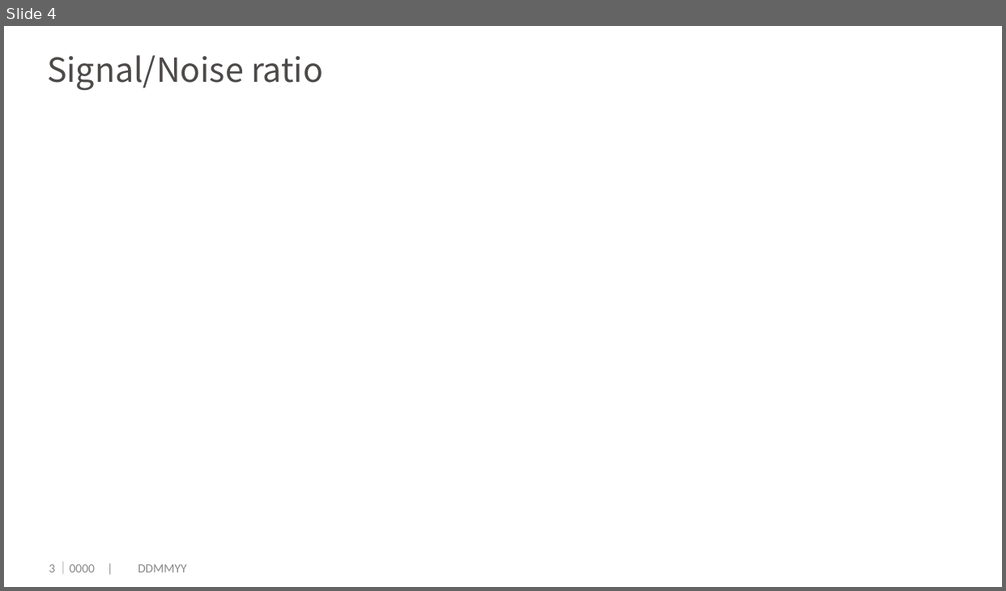
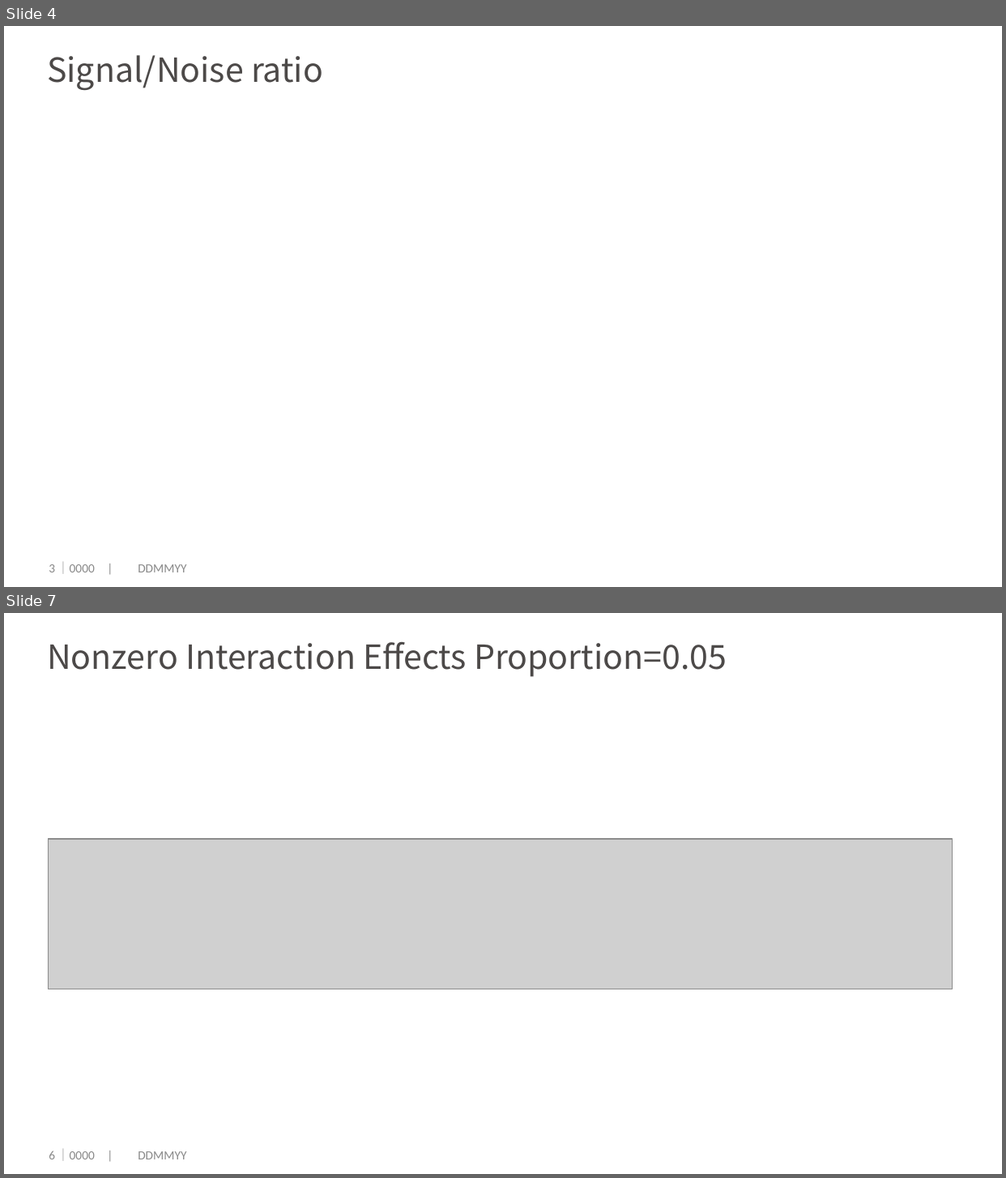
Before and after one commit to dengwx11/GroupLasso, a slide deck: manu & slides/814.pptx. Shown one above the other, each under a label of ours: slide 4 before the commit, slides 4 and 7 after it; the slides between them are not shown. The pictures are 1006x591 and 1006x1178 pixels, drawn with LibreOffice and Linux fonts; fonts in the diff are those of the drawing; grey boxes stand for pictures; background and template pictures are left out. Boxes give left, top, right and bottom in pixels: in the first picture for what was removed or moved away, otherwise in the second. Text is boxed around its words. In the diff, an @@ line names an element or a change of style, - is before the commit and + after.

```diff
--- a/manu & slides/814.pptx
+++ b/manu & slides/814.pptx
@@ slide 7 added at box(4, 613, 1002, 1174), background #FFFFFF @@
@@ title added at box(47, 642, 727, 677), 24 pt, text #4C4948 @@
+Nonzero Interaction Effects Proportion=0.05
@@ picture added at box(48, 838, 952, 989) @@
@@ page number added at box(49, 1151, 55, 1160), 9 pt, text #898989 @@
+6
@@ text added at box(57, 1149, 186, 1161), 9 pt, text #898989 @@
+｜0000 | DDMMYY
```
Also in this commit, not shown: 4 slides changed, 12 other slides added, 12 slides removed, 9 other files.
